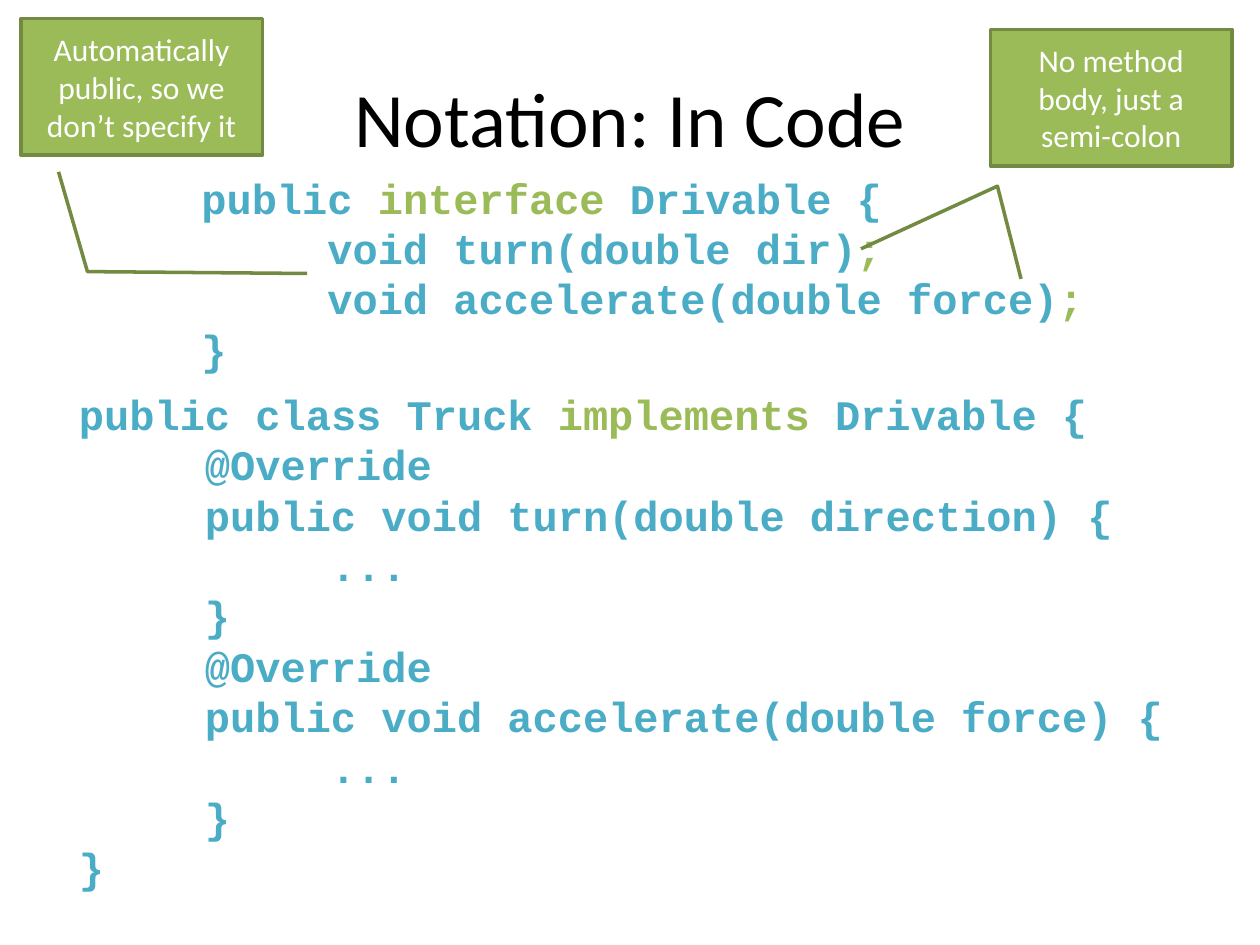
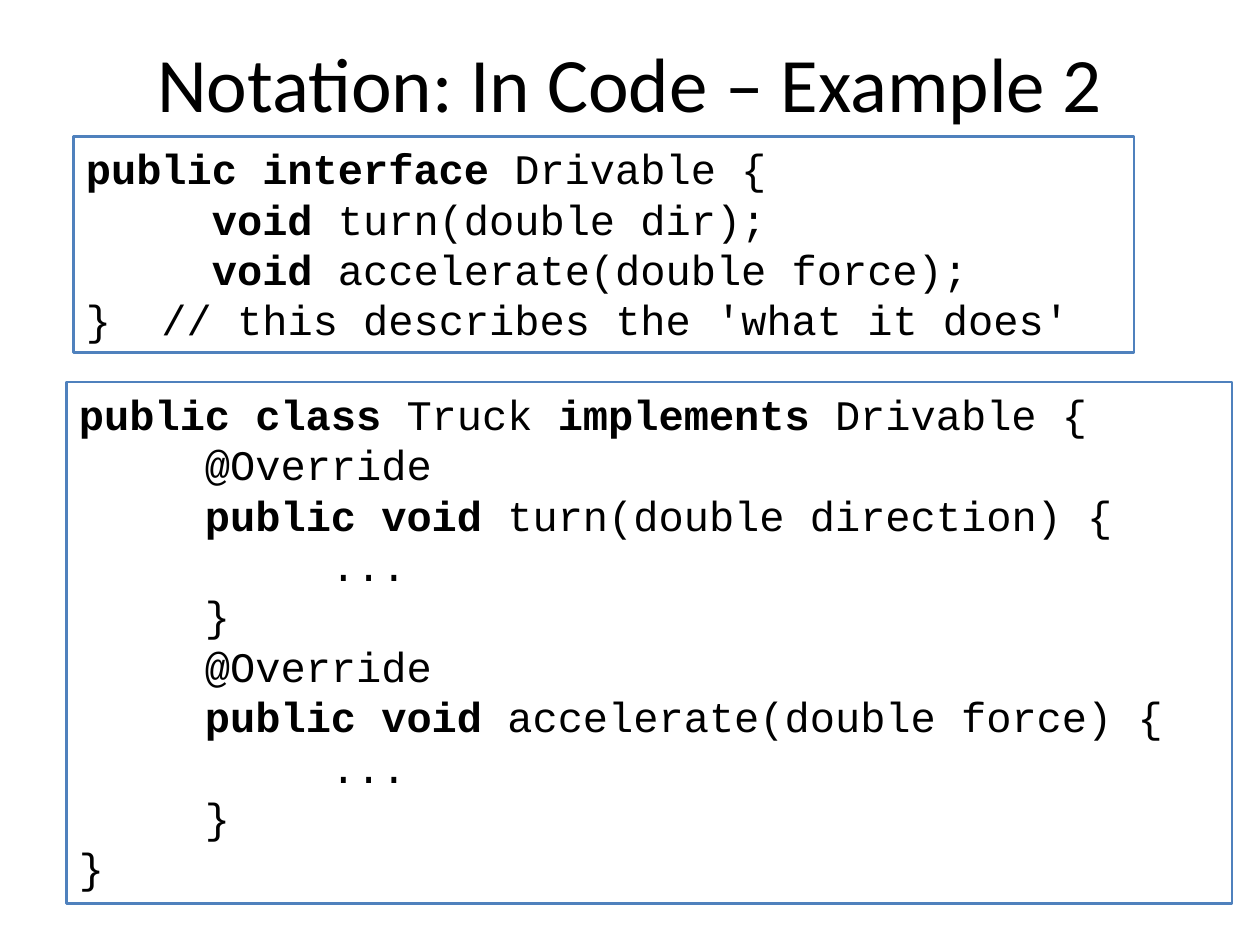
Before and after one commit to RHIT-CSSE/csse220, a slide deck: slide 7 of ClassMaterials/Interfaces/Slides/Interfaces.pptx. Drawn at 1260x945 pixels with LibreOffice and Linux fonts; fonts in the diff are those of the drawing. Boxes give left, top, right and bottom in pixels: in the first picture for what was removed or moved away, otherwise in the second. Text is boxed around its words. In the diff, an @@ line names an element or a change of style, - is before the commit and + after.

```diff
--- a/ClassMaterials/Interfaces/Slides/Interfaces.pptx
+++ b/ClassMaterials/Interfaces/Slides/Interfaces.pptx
@@ border callout removed at (21, 19, 263, 155) @@
-Automatically public, so we don’t specify it
@@ border callout removed at (990, 29, 1232, 165) @@
-No method body, just a semi-colon
@@ text at (157, 58, 1101, 125): text changed @@
-Notation: In Code
+Notation: In Code – Example 2
@@ rectangle "public interface Drivable {": place and size @@
-rectangle "public interface Drivable {" at (201, 183, 1083, 323)
+rectangle "public interface Drivable {" at (73, 136, 1134, 353)
@@ rectangle "public interface Drivable {" at (73, 136, 1134, 353): outline none to #4F81BD 1.5 pt @@
@@ text in rectangle at (86, 154, 968, 294): text colour #4BACC6 to #000000 in "public Drivable {", "void turn(double dir);", "void accelerate(double force);"; text colour #9BBB59 to #000000 in "interface", "dir);", "force);"; bold off in "Drivable {", "turn(double dir);", "accelerate(double force);" @@
@@ text in rectangle at (237, 305, 1069, 336): text changed; text colour #4BACC6 to #000000; bold off @@
-}
+} // this describes the 'what it does'
@@ rectangle "public class Truck implements Drivable ...": place and size @@
-rectangle "public class Truck implements Drivable ..." at (79, 399, 1112, 741)
+rectangle "public class Truck implements Drivable ..." at (67, 382, 1232, 903)
@@ rectangle "public class Truck implements Drivable ..." at (67, 382, 1232, 903): text colour #4BACC6 to #000000; text colour #9BBB59 to #000000 in "implements"; bold off in "Truck Drivable { @Override", "turn(double direction) {", "...", "}" and 4 more places; outline none to #4F81BD 1.5 pt @@
```
Also in this commit, not shown: 19 other slides changed, 4 slides added, 3 slides removed.
